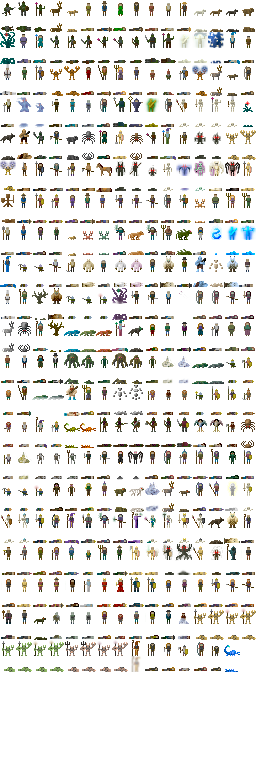
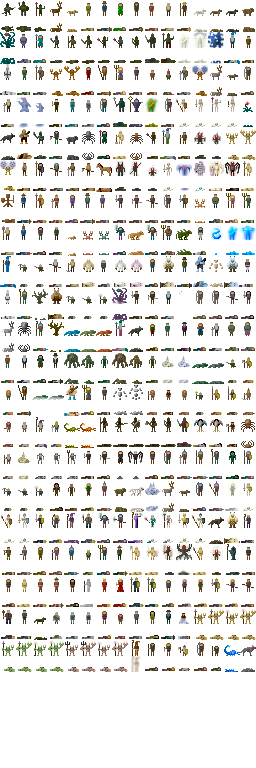
Layer changes from the first w=256, h=768 image to the second:
painted on "Background" over (x1=240, y1=645, x2=256, y2=672)
